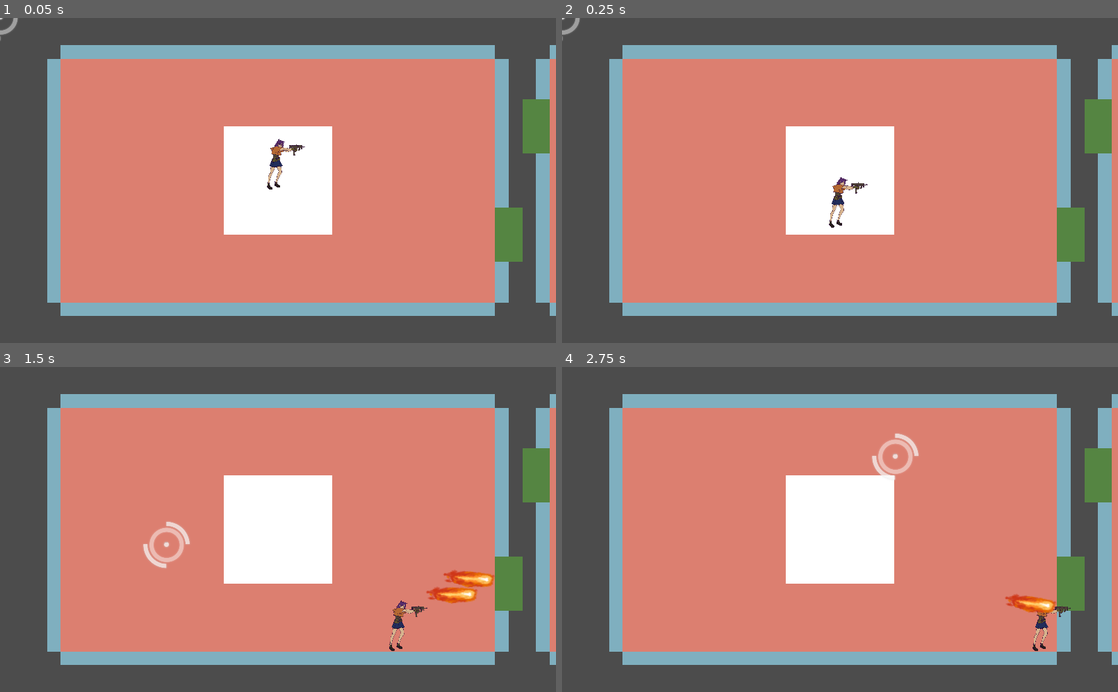
Above: before the commit, frames 1-4 (two rows, left to right).
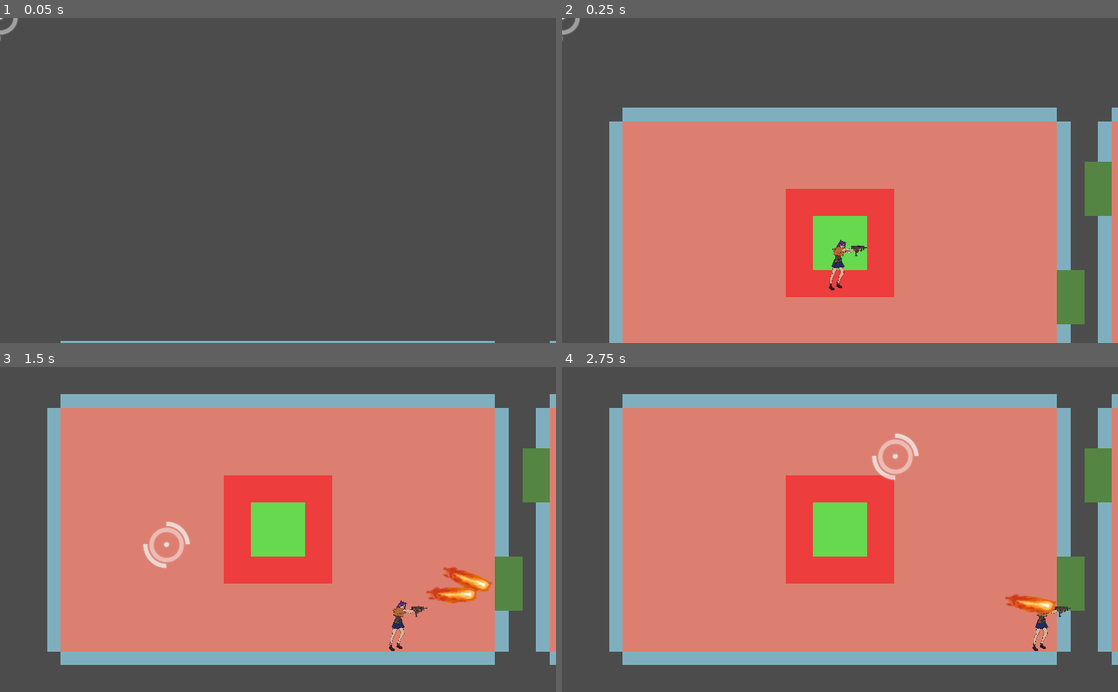
Above: after the commit, the same moments.

Repository: htw6174/purge-cycle
Game: Godot game, scene res://main.tscn
Two runs of this game, one before a commit and one after it. Both use one fixed random seed, a clock stepped at 60 frames per second and the inputs below.
Inputs (mouse positions are in pixels of both pictures, inside the frame that each line leads up to):
- Up to frame 1 (0.05 s): no input
- Up to frame 2 (0.25 s): no input
- Up to frame 3 (1.5 s): move the mouse to (400, 513) at 0.52 s; hold Right (move_right) 0.53-1.28 s; tap Space (fire_primary) at 0.6, 1.35 s; move the mouse to (166, 545) at 1.27 s; hold Down (move_down) from 1.28 s (still down)
- Up to frame 4 (2.75 s): move the mouse to (895, 458) at 2.02 s; release Down (move_down) at 2.03 s; hold Right (move_right) from 2.03 s (still down); tap Space (fire_primary) at 2.1 s

The runs differ from the first frame. In frame 1, 73% of the frame differs, in the area x 8-100%, y 8-100%; in frame 2, 44%; in frame 3, 6.8%; in frame 4, 6.5%.

Commit message:
level progression

Diff:
--- a/game_logic/game_controller.gd
+++ b/game_logic/game_controller.gd
@@ -8,6 +8,8 @@
 var active_room: RoomController
 
 signal level_started(entry_room)
+signal level_exited()
+signal level_changed()
 signal room_changed(room_exited, room_entered, direction)
 signal room_completed(room)
 signal purge_activated()
@@ -40,3 +42,7 @@
 func _on_Prompt_response_received(was_yes_chosen: bool):
 	if was_yes_chosen:
 		emit_signal("purge_activated")
+
+func _on_LevelController_level_exited():
+	emit_signal("level_exited")
+	emit_signal("level_changed")
--- a/main.tscn
+++ b/main.tscn
@@ -9,8 +9,8 @@
 [node name="Logic" type="Node" parent="."]
 
 [node name="LevelBuilder" parent="." instance=ExtResource( 2 )]
-max_width = 2
-max_height = 1
+max_width = 4
+max_height = 3
 
 [node name="Player" parent="." instance=ExtResource( 1 )]
 
--- a/room/level_controller.gd
+++ b/room/level_controller.gd
@@ -8,6 +8,7 @@
 
 signal generation_finished()
 signal room_changed(room_exited, room_entered, direction)
+signal level_exited()
 
 export(int) var max_width: int = 5
 export(int) var max_height: int = 5
@@ -20,13 +21,22 @@
 func _ready():
 	self.connect("generation_finished", GameController, "_on_LevelController_generation_finished")
 	self.connect("room_changed", GameController, "_on_LevelController_room_changed")
+	self.connect("level_exited", GameController, "_on_LevelController_level_exited")
+	GameController.connect("level_changed", self, "_on_GameController_level_changed")
 	# hacky way to ensure rest of scene is loaded before generation starts
 	get_tree().root.connect("ready", self, "_on_Root_ready")
 
 func _on_Root_ready():
 	generate_level()
 
+func clear_level():
+	var instances = self.get_children()
+	for instance in instances:
+		instance.queue_free()
+	rooms.clear()
+
 func generate_level():
+	clear_level()
 	randomize()
 
 	rooms = []
@@ -44,6 +54,7 @@
 	var level_exit = exit_scene.instance() as Node2D
 	# add level exit to first room
 	entry_room.add_child(level_exit)
+	level_exit.connect("entered", self, "_on_LevelExit_entered")
 	#level_exit.position = entry_room.position
 	# place next room to the right
 	var next_room_direction = Defs.Direction.RIGHT
@@ -122,3 +133,13 @@
 			print_debug("ERROR: door points to non-existant room")
 	else:
 		print_debug("ERROR: door points outside level bounds")
+
+func _on_GameController_purge_activated():
+	# TODO: set all rooms to purge mode (turn on sirens, unlock all doors, enable infinite spawning)
+	pass
+
+func _on_LevelExit_entered():
+	emit_signal("level_exited")
+
+func _on_GameController_level_changed():
+	generate_level()
--- /dev/null
+++ b/room/level_exit.gd
@@ -0,0 +1,21 @@
+extends Node
+
+export(bool) var is_open: bool = false
+export(NodePath) var closed_collider_path: NodePath
+onready var closed_collider: CollisionShape2D = get_node(closed_collider_path)
+
+signal entered()
+
+func _ready():
+	GameController.connect("purge_activated", self, "_on_GameController_purge_activated")
+	closed_collider.disabled = is_open
+
+func _on_GameController_purge_activated():
+	is_open = true
+	closed_collider.disabled = true
+	$Polygon2D.color = Color.white
+
+
+func _on_TriggerArea_body_entered(body):
+	if is_open and body.is_in_group("Player"):
+		emit_signal("entered")
--- a/room/level_exit.tscn
+++ b/room/level_exit.tscn
@@ -1,16 +1,34 @@
-[gd_scene load_steps=2 format=2]
+[gd_scene load_steps=4 format=2]
+
+[ext_resource path="res://room/level_exit.gd" type="Script" id=1]
 
 [sub_resource type="RectangleShape2D" id=1]
+
+[sub_resource type="RectangleShape2D" id=2]
 extents = Vector2( 20, 20 )
 
 [node name="LevelExit" type="Node2D"]
+script = ExtResource( 1 )
+closed_collider_path = NodePath("ClosedBody/CollisionShape2D")
 
 [node name="Polygon2D" type="Polygon2D" parent="."]
+color = Color( 0.933333, 0.243137, 0.243137, 1 )
 polygon = PoolVector2Array( -20, 20, -20, -20, 20, -20, 20, 20 )
 
-[node name="Area2D" type="Area2D" parent="."]
+[node name="Polygon2D2" type="Polygon2D" parent="."]
+color = Color( 0.403922, 0.854902, 0.313726, 1 )
+polygon = PoolVector2Array( -10, -10, 10, -10, 10, 10, -10, 10 )
+
+[node name="TriggerArea" type="Area2D" parent="."]
 collision_layer = 2
 collision_mask = 2
 
-[node name="CollisionShape2D" type="CollisionShape2D" parent="Area2D"]
+[node name="CollisionShape2D" type="CollisionShape2D" parent="TriggerArea"]
 shape = SubResource( 1 )
+
+[node name="ClosedBody" type="StaticBody2D" parent="."]
+
+[node name="CollisionShape2D" type="CollisionShape2D" parent="ClosedBody"]
+shape = SubResource( 2 )
+
+[connection signal="body_entered" from="TriggerArea" to="." method="_on_TriggerArea_body_entered"]
